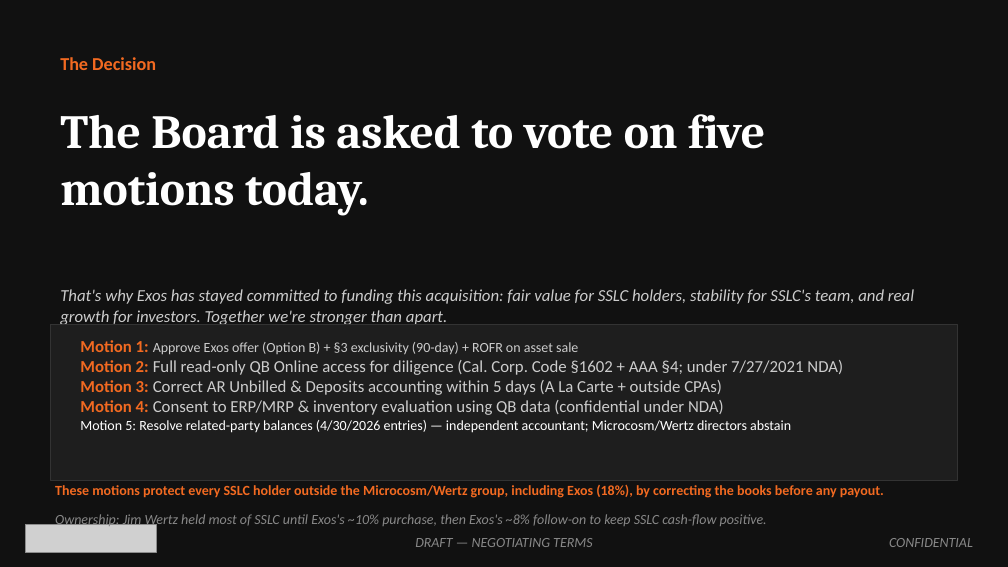
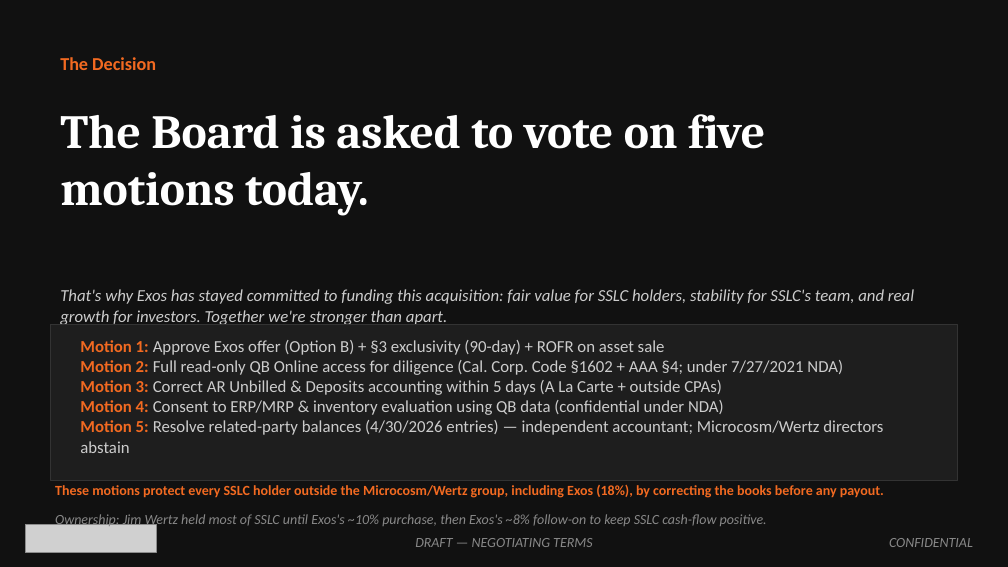
Before and after one commit to ExosAerospace/workspace, a slide deck: slide 2 of drafts/Exos_SSLC_Board_Offer_Overview_2026-10-10_r2.pptx. Drawn at 1008x567 pixels with LibreOffice and Linux fonts; fonts in the diff are those of the drawing; grey boxes stand for pictures. Boxes give left, top, right and bottom in pixels: in the first picture for what was removed or moved away, otherwise in the second. Text is boxed around its words. In the diff, an @@ line names an element or a change of style, - is before the commit and + after.

```diff
--- a/drafts/Exos_SSLC_Board_Offer_Overview_2026-10-10_r2.pptx
+++ b/drafts/Exos_SSLC_Board_Offer_Overview_2026-10-10_r2.pptx
@@ text "Motion 1: Approve Exos offer ..." at bbox=[80, 340, 883, 453]: size 10 to 12 pt in "Approve Exos offer (Option B) + §3 ...", "Motion 5: Resolve related-party balances (4/30/2026 entries) ..."; text colour #FFFFFF to #F26A21, bold on in "Motion 5:"; text colour #FFFFFF to #CCCCCC in "Resolve related-party balances (4/30/2026 entries) — indepen ..." @@
```
Also in this commit, not shown: 2 other files.
